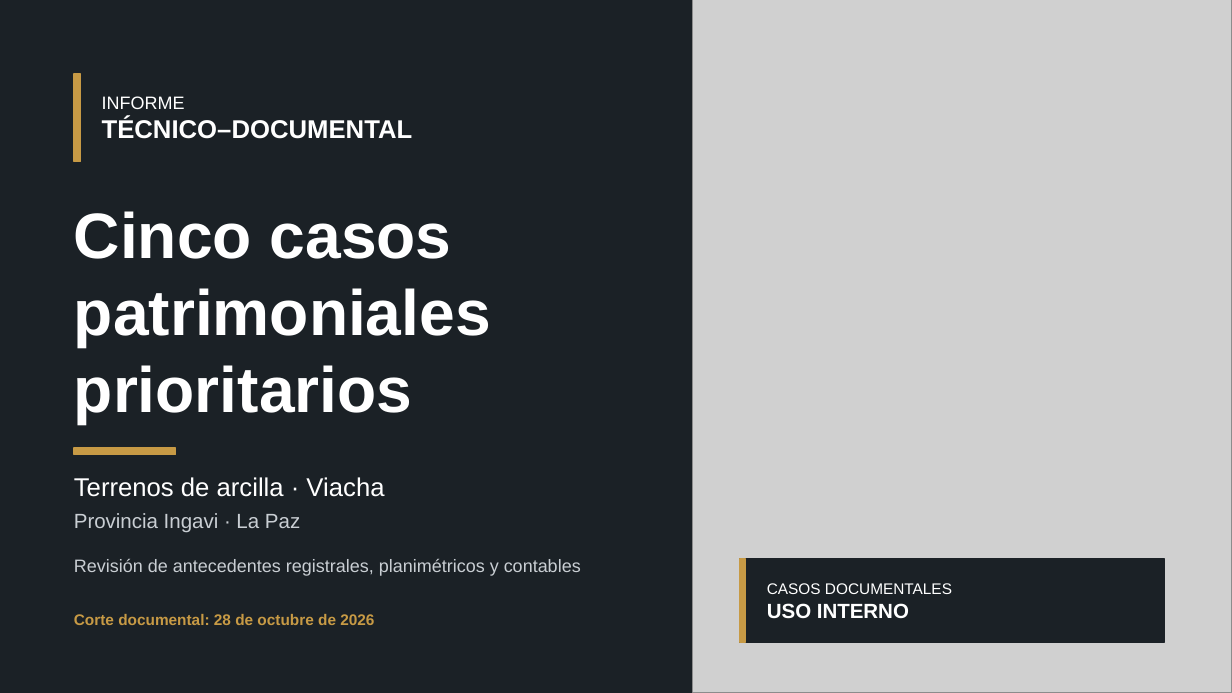
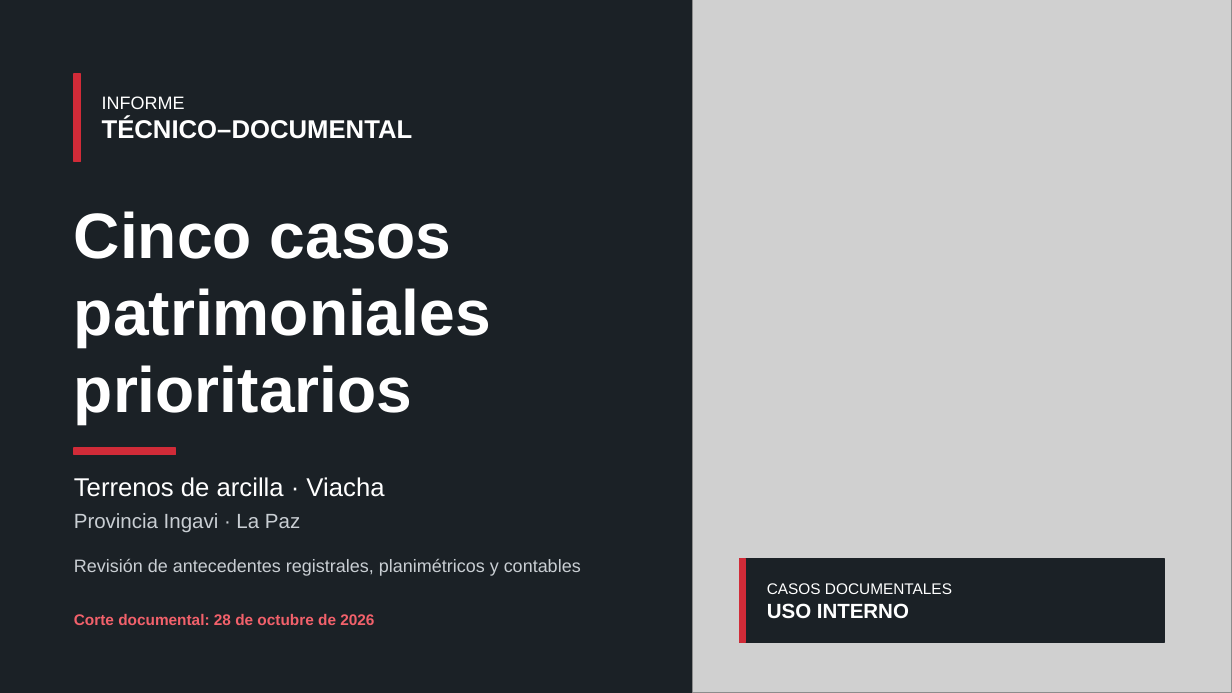
Before and after one commit to hugop1006-cpu/incerpaz-la-gran-obra, a slide deck: slide 1 of Informe_5_Casos_Patrimoniales_Viacha_2026_v2.pptx. Drawn at 1232x693 pixels with LibreOffice and Linux fonts; fonts in the diff are those of the drawing; grey boxes stand for pictures. Boxes give left, top, right and bottom in pixels: in the first picture for what was removed or moved away, otherwise in the second. Text is boxed around its words. In the diff, an @@ line names an element or a change of style, - is before the commit and + after.

```diff
--- a/Informe_5_Casos_Patrimoniales_Viacha_2026_v2.pptx
+++ b/Informe_5_Casos_Patrimoniales_Viacha_2026_v2.pptx
@@ fill #C79A45 to #D12B38; outline #C79A45 1 pt to #D12B38 1 pt in 3 elements at bbox=[74, 74, 80, 162], bbox=[74, 448, 176, 455], bbox=[739, 559, 746, 642] @@
@@ text "Corte documental: 28 de octubre ..." at bbox=[74, 614, 374, 625]: text colour #C79A45 to #F2616B @@
```
Also in this commit, not shown: 13 other slides changed, 4 slides added.
